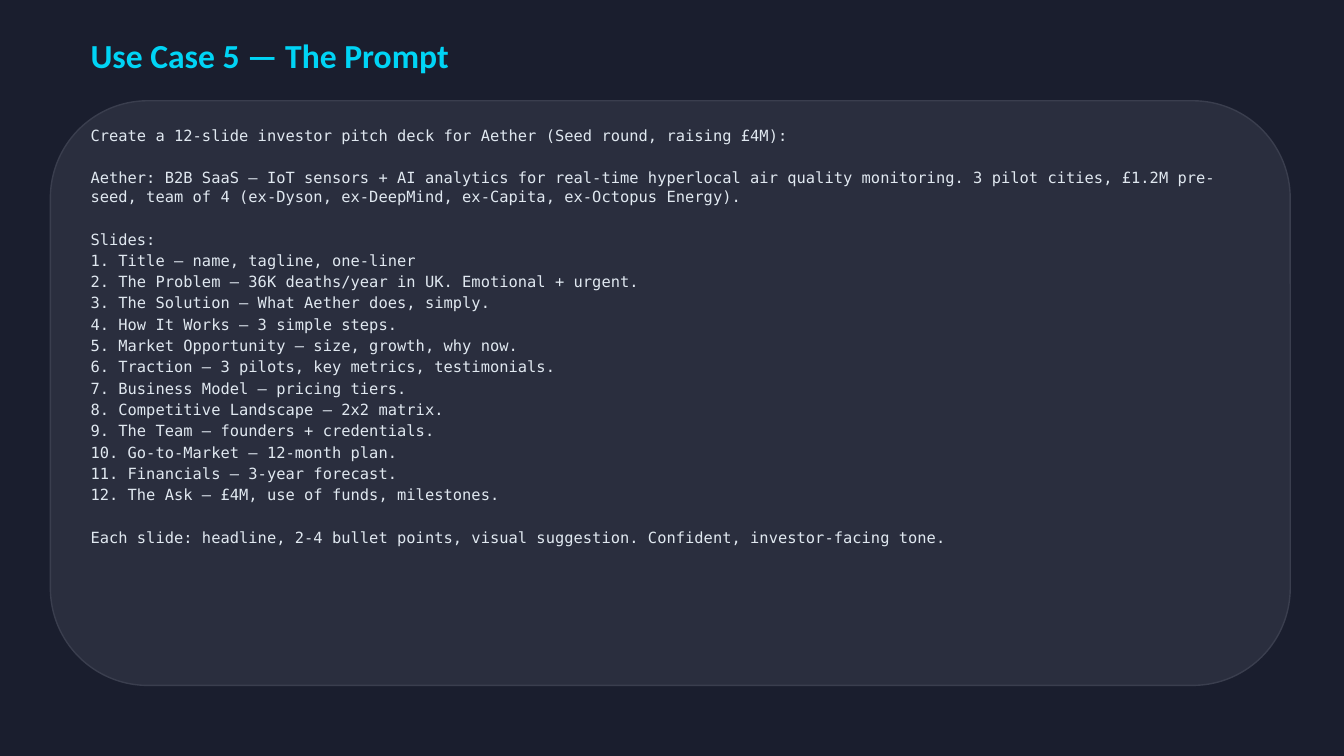
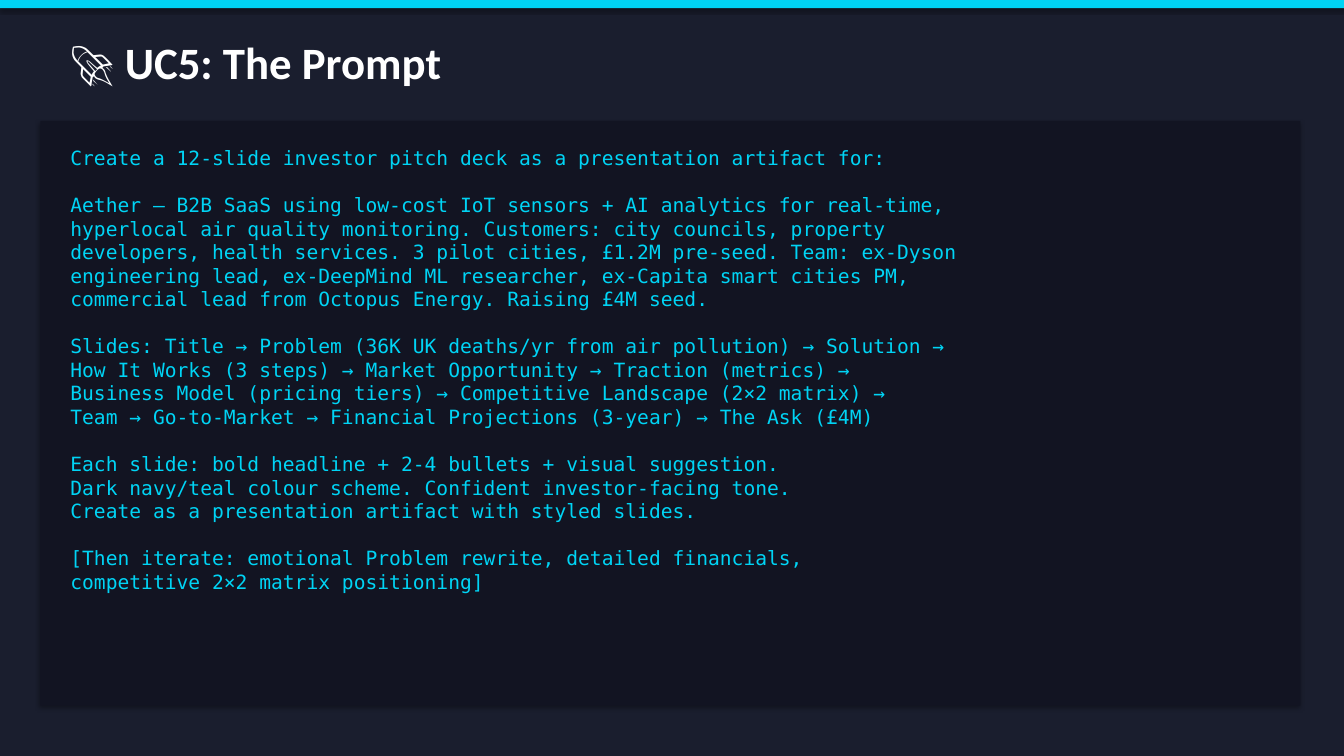
Before and after one commit to ark-medicea/ai-talks-furquan, a slide deck: slide 16 of slides/talk-2-workshop.pptx. Drawn at 1344x756 pixels with LibreOffice and Linux fonts; fonts in the diff are those of the drawing. Boxes give left, top, right and bottom in pixels: in the first picture for what was removed or moved away, otherwise in the second. Text is boxed around its words. In the diff, an @@ line names an element or a change of style, - is before the commit and + after.

Commit message:
Rebuild PowerPoint decks with all updates (GBP, models, MCP, workflows, prompting)

```diff
--- a/slides/talk-2-workshop.pptx
+++ b/slides/talk-2-workshop.pptx
@@ rectangle added at [0,0,1344,8], fill #00D4F5 @@
@@ text at [125,47,441,86]: text changed; size 24 to 32 pt; text colour #00D4F5 to #FFFFFF @@
-Use Case 5 — The Prompt
+🚀 UC5: The Prompt
@@ rounded rectangle removed at [50,101,1291,686] @@
@@ rectangle added at [40,121,1301,706], fill #121422 @@
@@ text at [70,150,956,594]: text changed; size 11 to 14 pt; text colour #E0E8F0 to #00D4F5 @@
-Create a 12-slide investor pitch deck for Aether (Seed round, raising £4M):
-Aether: B2B SaaS — IoT sensors + AI analytics for real-time hyperlocal air quality monitoring. 3 pilot cities, £1.2M pre-seed, team of 4 (ex-Dyson, ex-DeepMind, ex-Capita, ex-Octopus Energy).
-Slides:
-1. Title — name, tagline, one-liner
-2. The Problem — 36K deaths/year in UK. Emotional + urgent.
-3. The Solution — What Aether does, simply.
-4. How It Works — 3 simple steps.
-5. Market Opportunity — size, growth, why now.
-6. Traction — 3 pilots, key metrics, testimonials.
-7. Business Model — pricing tiers.
-8. Competitive Landscape — 2x2 matrix.
-9. The Team — founders + credentials.
-10. Go-to-Market — 12-month plan.
-11. Financials — 3-year forecast.
-12. The Ask — £4M, use of funds, milestones.
-Each slide: headline, 2-4 bullet points, visual suggestion. Confident, investor-facing tone.
+Create a 12-slide investor pitch deck as a presentation artifact for:
+Aether — B2B SaaS using low-cost IoT sensors + AI analytics for real-time,
+hyperlocal air quality monitoring. Customers: city councils, property
+developers, health services. 3 pilot cities, £1.2M pre-seed. Team: ex-Dyson
+engineering lead, ex-DeepMind ML researcher, ex-Capita smart cities PM,
+commercial lead from Octopus Energy. Raising £4M seed.
+Slides: Title → Problem (36K UK deaths/yr from air pollution) → Solution →
+How It Works (3 steps) → Market Opportunity → Traction (metrics) →
+Business Model (pricing tiers) → Competitive Landscape (2×2 matrix) →
+Team → Go-to-Market → Financial Projections (3-year) → The Ask (£4M)
+Each slide: bold headline + 2-4 bullets + visual suggestion.
+Dark navy/teal colour scheme. Confident investor-facing tone.
+Create as a presentation artifact with styled slides.
+[Then iterate: emotional Problem rewrite, detailed financials,
+competitive 2×2 matrix positioning]
```
Also in this commit, not shown: 6 other slides changed, 13 slides added, 13 slides removed, 1 other file.
